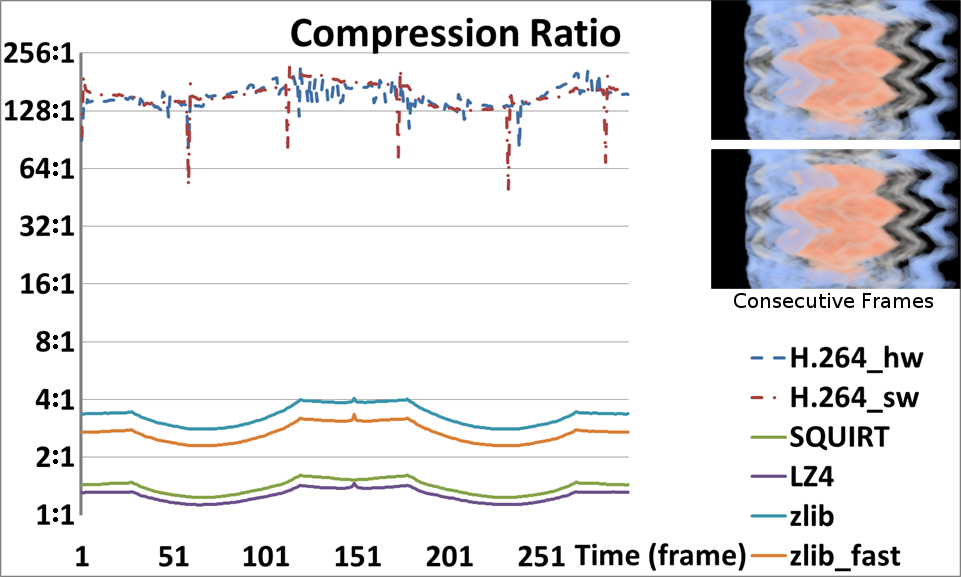
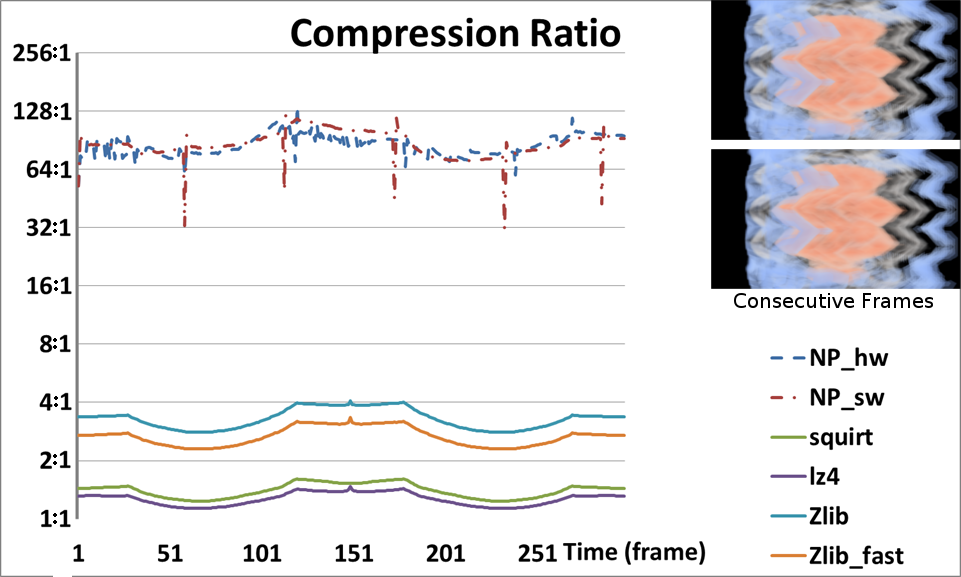
Layers edited between the first and the second 961 x 577 image:
painted on "Pasted Layer" over (50, 42, 77, 577)
added layer "compress_latest.png" above "Compression_ratio.png #2" over (3, 41, 924, 577)
hid "Compression_ratio.png" over (3, 41, 924, 577)
